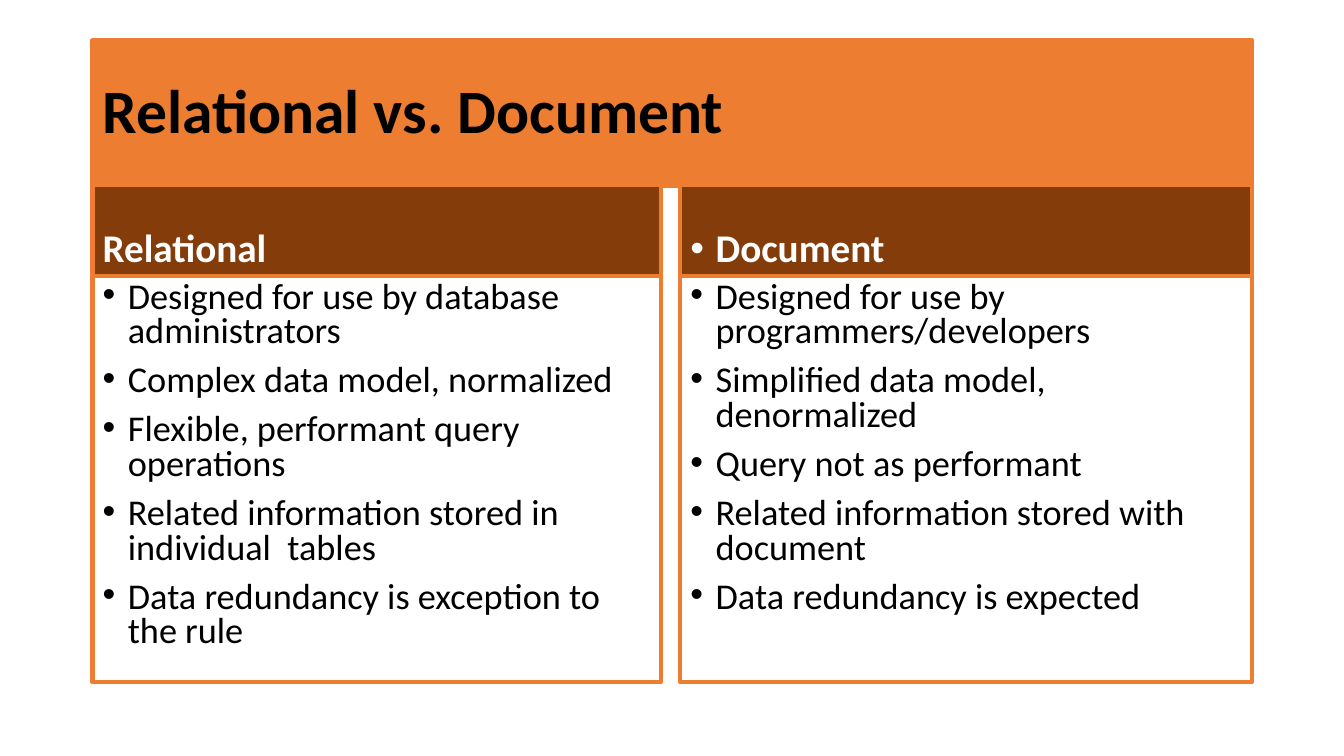
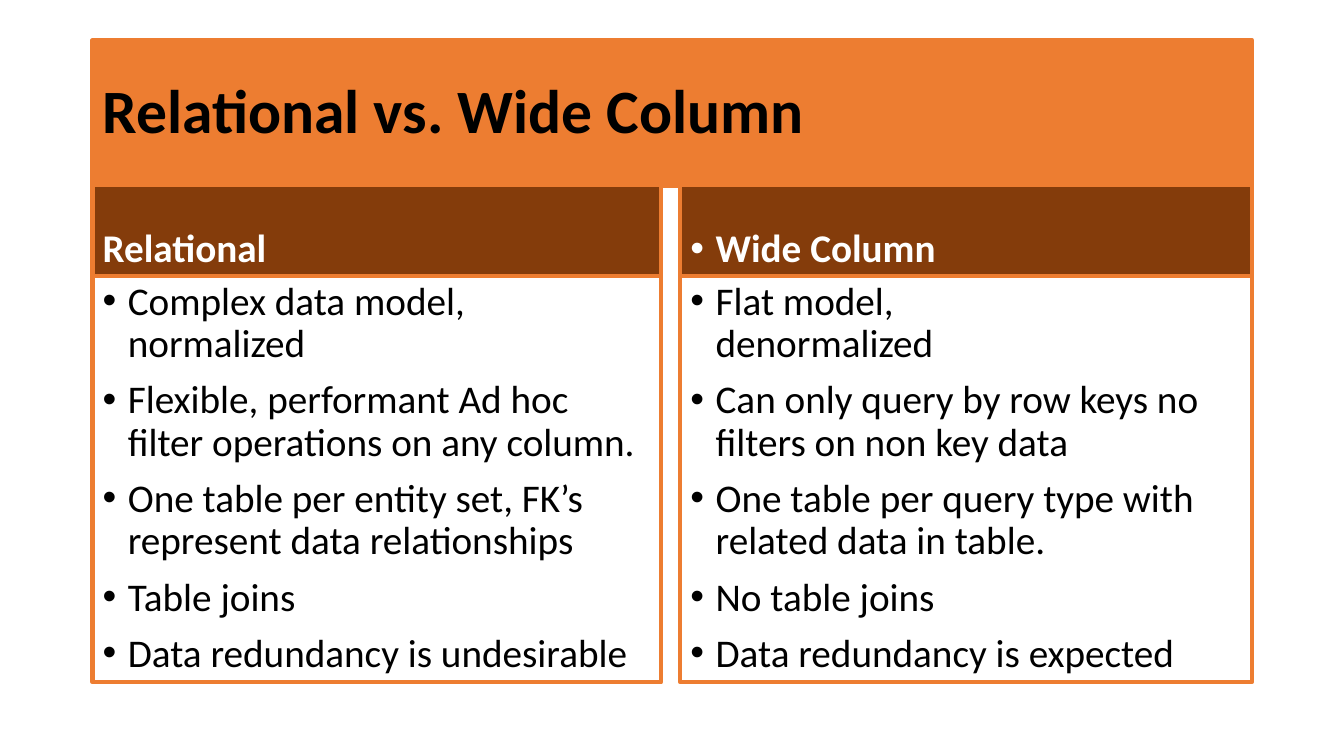
Before and after one commit to mafudge/ist769-old, a slide deck: slide 73 of content/G-Widecolumn/G-Widecolumn.pptx (slide 12 before the commit). Drawn at 1344x756 pixels with LibreOffice and Linux fonts; fonts in the diff are those of the drawing. Boxes give left, top, right and bottom in pixels: in the first picture for what was removed or moved away, otherwise in the second. Text is boxed around its words. In the diff, an @@ line names an element or a change of style, - is before the commit and + after.

```diff
--- a/content/G-Widecolumn/G-Widecolumn.pptx
+++ b/content/G-Widecolumn/G-Widecolumn.pptx
@@ title at (103,89,803,134): text changed @@
-Relational vs. Document
+Relational vs. Wide Column
@@ text at (716,234,935,263): text changed @@
-• Document
+• Wide Column
@@ text at (128,283,559,344): paragraph removed @@
-• Designed for use by database administrators
@@ text at (128,287,465,358): size 25.9 to 28 pt in "Complex data model, normalized"; line spacing 0.8 to 0.9 @@
@@ text at (716,287,1198,618): text changed; size 25.9 to 28 pt @@
-• Designed for use by programmers/developers
-• Simplified data model, denormalized
-• Query not as performant
-• Related information stored with document
+• Flat model,
+  denormalized
+• Can only query by row keys no filters on non key data
+• One table per query type with related data in table.
+• No table joins
@@ text at (128,385,635,674): text changed; size 25.9 to 28 pt @@
-• Flexible, performant query operations
-• Related information stored in individual tables
-• Data redundancy is exception to the rule
+• Flexible, performant Ad hoc filter operations on any column.
+• One table per entity set, FK’s represent data relationships
+• Table joins
+• Data redundancy is undesirable
@@ text at (716,639,1174,674): size 25.9 to 28 pt in "Data redundancy is expected"; line spacing 0.8 to 0.9 @@
```
Also in this commit, not shown: 5 other slides changed, 67 slides added, 37 slides removed, 30 other files.
